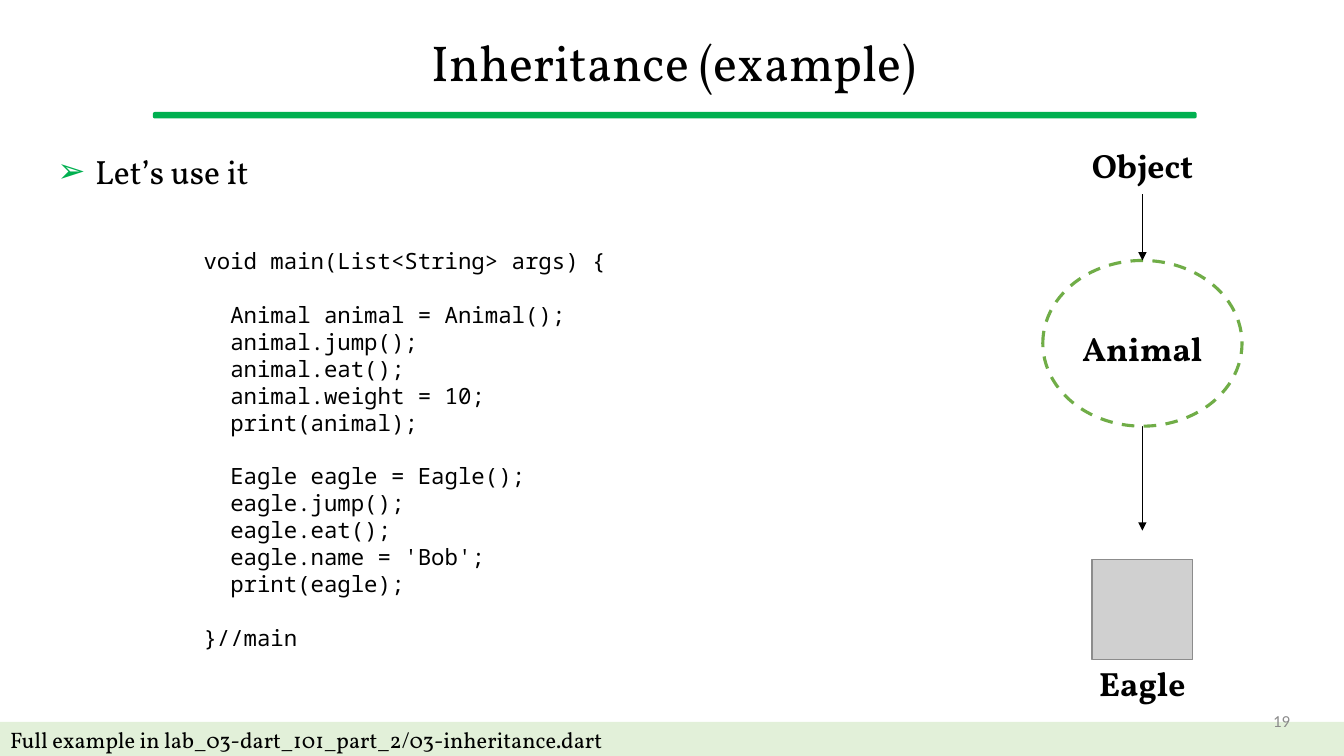
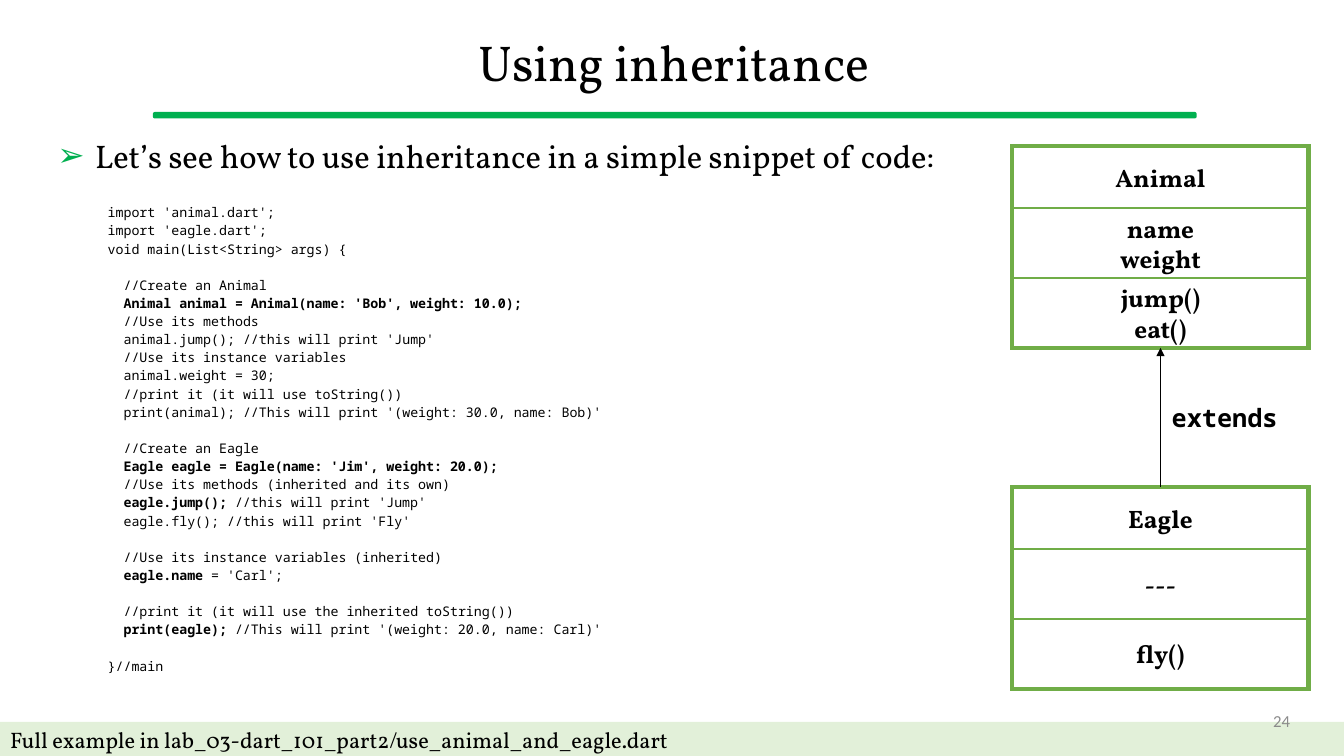
Before and after one commit to gcappon/bwthw, a slide deck: slide 24 of lab_03-dart_101_part_2/lab_03-dart_101_part_2.pptx (slide 19 before the commit). Drawn at 1344x756 pixels with LibreOffice and Linux fonts; fonts in the diff are those of the drawing; grey boxes stand for pictures. Boxes give left, top, right and bottom in pixels: in the first picture for what was removed or moved away, otherwise in the second. Text is boxed around its words. In the diff, an @@ line names an element or a change of style, - is before the commit and + after.

```diff
--- a/lab_03-dart_101_part_2/lab_03-dart_101_part_2.pptx
+++ b/lab_03-dart_101_part_2/lab_03-dart_101_part_2.pptx
@@ title at [478, 45, 870, 94]: text changed @@
-Inheritance (example)
+Using inheritance
@@ text added at [95, 144, 934, 673], 9.5 pt, text #000000 @@
+➢ Let’s see how to use inheritance in a simple snippet of code:
+  import 'animal.dart';
+  import 'eagle.dart';
+  void main(List<String> args) {
+  //Create an Animal
+  Animal animal = Animal(name: 'Bob', weight: 10.0);
+  //Use its methods
+  animal.jump(); //this will print 'Jump'
+  //Use its instance variables
+  animal.weight = 30;
+  //print it (it will use toString())
+  print(animal); //This will print '(weight: 30.0, name: Bob)'
+  //Create an Eagle
+  Eagle eagle = Eagle(name: 'Jim', weight: 20.0);
+  //Use its methods (inherited and its own)
+  eagle.jump(); //this will print 'Jump'
+  eagle.fly(); //this will print 'Fly'
+  //Use its instance variables (inherited)
+  eagle.name = 'Carl';
+  //print it (it will use the inherited toString())
+  print(eagle); //This will print '(weight: 20.0, name: Carl)'
+  }//main
@@ rectangle "Animal" at [1012, 146, 1309, 209]: size 24 to 18 pt; line spacing 0.9 to 1; less space between paragraphs; vertical alignment top to middle; fill none to #FFFFFF; outline none to #70AD47 1 pt @@
@@ rectangle "Animal": place and size @@
-rectangle "Animal" at [1082, 337, 1202, 362]
+rectangle "Animal" at [1012, 146, 1309, 209]
@@ rectangle added at [1012, 146, 1309, 348], outline #70AD47 3 pt @@
@@ text removed at [95, 160, 249, 185] @@
-➢ Let’s use it
@@ text removed at [1092, 154, 1193, 187] @@
-Object
@@ rectangle added at [1012, 209, 1309, 278], fill #FFFFFF, outline #70AD47 1 pt, 18 pt, text #000000, bold @@
+name
+weight
@@ arrow removed from (1142, 195) to (1142, 260) @@
@@ text removed at [204, 252, 579, 650] @@
-void main(List<String> args) {
-Animal animal = Animal();
-animal.jump();
-animal.eat();
-animal.weight = 10;
-print(animal);
-Eagle eagle = Eagle();
-eagle.jump();
-eagle.eat();
-eagle.name = 'Bob';
-print(eagle);
-}//main
@@ ellipse removed at [1044, 260, 1243, 425] @@
@@ rectangle added at [1012, 278, 1309, 348], fill #FFFFFF, outline #70AD47 1 pt, 18 pt, text #000000, bold @@
+jump()
+eat()
@@ arrow moved from (1142, 426) - (1142, 530) to (1160, 487) - (1160, 348) @@
@@ text added at [1172, 408, 1278, 428], 18 pt, text #000000, bold @@
+extends
@@ rectangle "Eagle": place and size @@
-rectangle "Eagle" at [1099, 672, 1185, 705]
+rectangle "Eagle" at [1012, 487, 1309, 549]
@@ rectangle "Eagle" at [1012, 487, 1309, 549]: size 24 to 18 pt; line spacing 0.9 to 1; less space between paragraphs; vertical alignment top to middle; fill none to #FFFFFF; outline none to #70AD47 1 pt @@
@@ rectangle added at [1012, 487, 1309, 689], outline #70AD47 3 pt @@
@@ rectangle added at [1012, 549, 1309, 619], fill #FFFFFF, outline #70AD47 1 pt, 18 pt, text #000000, bold @@
+---
@@ picture removed at [1092, 560, 1193, 660] @@
@@ rectangle added at [1012, 619, 1309, 689], fill #FFFFFF, outline #70AD47 1 pt, 18 pt, text #000000, bold @@
+fly()
@@ page number at [1273, 716, 1290, 727]: text changed @@
-19
+24
@@ text in rectangle at [10, 732, 668, 754]: text changed @@
-Full example in lab_03-dart_101_part_2/03-inheritance.dart
+Full example in lab_03-dart_101_part2/use_animal_and_eagle.dart
```
Also in this commit, not shown: 8 other slides changed, 58 slides added, 28 slides removed, 19 other files.
